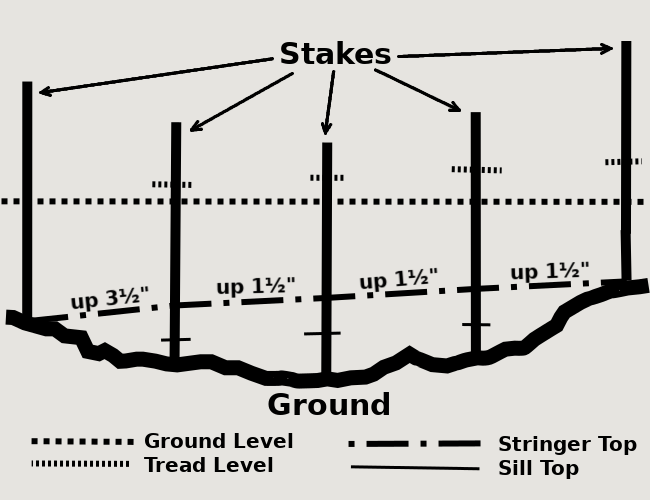
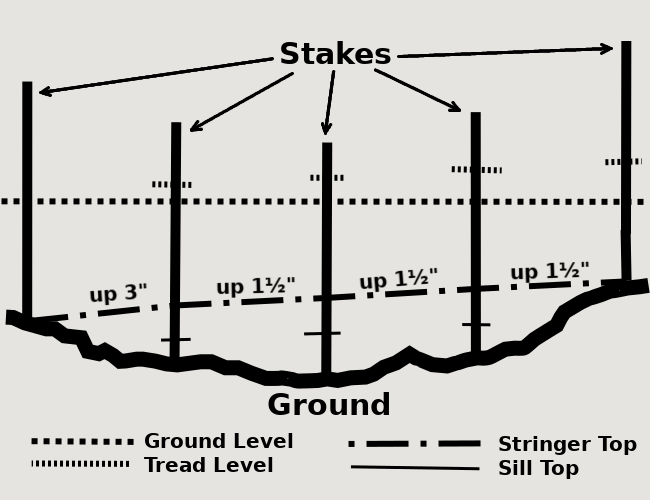
The second 650 x 500 image is a revision of the first. Changes to its layers:
renamed "up 3½'" to "up 3'", painted on it over left=70, top=283, right=149, bottom=312
